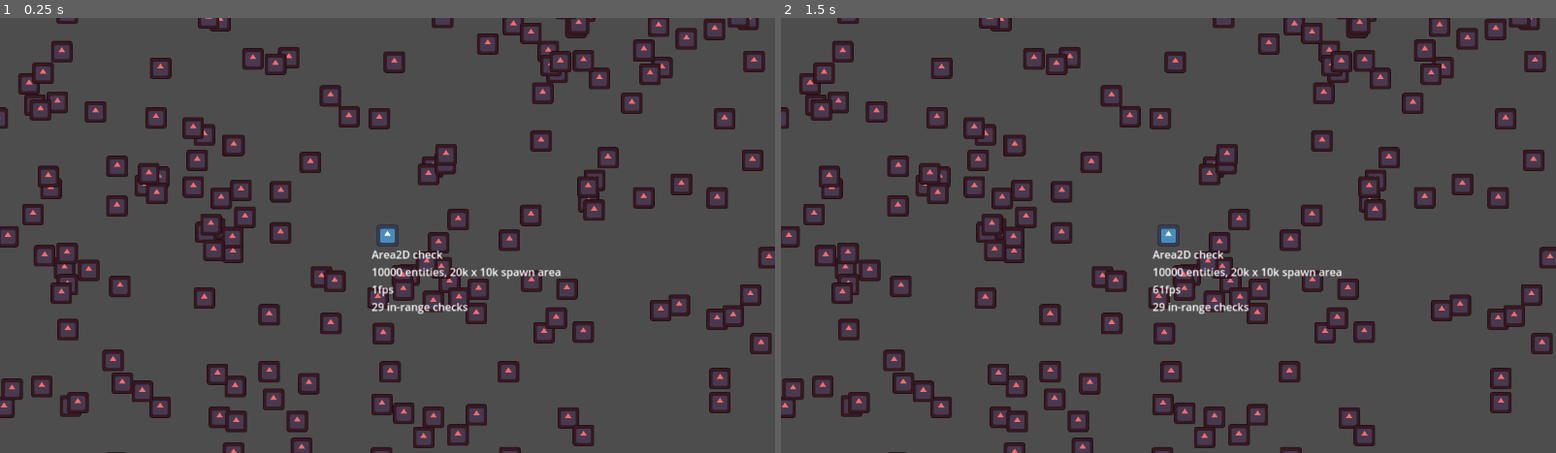
Above: before the commit, frames 1-2 (left to right).
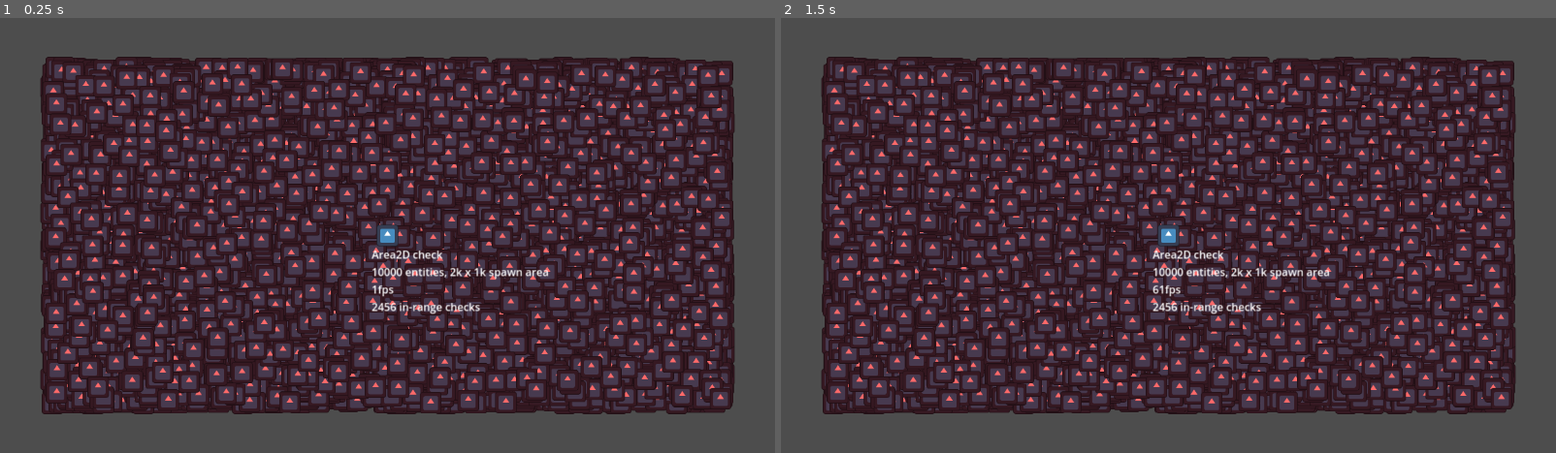
Above: after the commit, the same moments.

Repository: wareya/DistancePerfTest
Game: Godot game, scene res://main.tscn
Two runs of this game, one before a commit and one after it. Both use one fixed random seed, a clock stepped at 60 frames per second and the inputs below. The project has no main scene, so this scene is started directly. The engine's default icon, where the game draws it, is replaced by a stand-in: a white triangle on a blue panel in a dark square.
Inputs:
- Up to frame 1 (0.25 s): no input
- Up to frame 2 (1.5 s): tap Enter at 0.5 s; tap Space at 1.25 s

The runs differ from the first frame. In frame 1, 49% of the frame differs, in the area x 0-100%, y 0-100%; in frame 2, 49%.

Commit message:
make more cramped

Diff:
--- a/Player2.gd
+++ b/Player2.gd
@@ -8,11 +8,11 @@
     for i in range(10000):
         var node := preload("res://enemy.tscn").instantiate()
         scene.add_child(node)
-        node.global_position.x = randf_range(-10000.0, 10000.0)
-        node.global_position.y = randf_range(-5000.0, 5000.0)
+        node.global_position.x = randf_range(-1000.0, 1000.0)
+        node.global_position.y = randf_range(-500.0, 500.0)
 
 func _process(delta: float) -> void:
-    $Label.text = "Area2D check\n10000 entities, 20k x 10k spawn area\n" + str(Engine.get_frames_per_second()) + "fps"
+    $Label.text = "Area2D check\n10000 entities, 2k x 1k spawn area\n" + str(Engine.get_frames_per_second()) + "fps"
     var checks := 0
     for node in get_overlapping_areas():
         node.do_in_range_logic()
--- a/Player2_distcheck.gd
+++ b/Player2_distcheck.gd
@@ -1,4 +1,4 @@
-extends Area2D
+extends Node2D
 
 var enemies : Array[Node] = []
 
@@ -10,15 +10,15 @@
     for i in range(10000):
         var node := preload("res://enemyNonArea2D.tscn").instantiate()
         scene.add_child(node)
-        node.global_position.x = randf_range(-10000.0, 10000.0)
-        node.global_position.y = randf_range(-5000.0, 5000.0)
+        node.global_position.x = randf_range(-1000.0, 1000.0)
+        node.global_position.y = randf_range(-500.0, 500.0)
         enemies.push_back(node)
 
 func _process(delta: float) -> void:
-    $Label.text = "Distance check\n10000 entities, 20k x 10k spawn area\n" + str(Engine.get_frames_per_second()) + "fps"
+    $Label.text = "Distance check\n10000 entities, 2k x 1k spawn area\n" + str(Engine.get_frames_per_second()) + "fps"
     var checks := 0
     var global_pos := global_position
-    var dist := 410.0
+    var dist := 400.01
     var dist_sq := dist * dist
     for node in enemies:
         if global_pos.distance_squared_to(node.global_position) < dist_sq:
--- a/distance_check.tscn
+++ b/distance_check.tscn
@@ -5,10 +5,8 @@
 
 [node name="Node2D" type="Node2D"]
 
-[node name="Player2" type="Area2D" parent="."]
+[node name="Player2" type="Node2D" parent="."]
 z_index = 1
-collision_layer = 0
-collision_mask = 16
 script = ExtResource("1_kp468")
 
 [node name="Sprite2D" type="Sprite2D" parent="Player2"]
--- a/enemy.tscn
+++ b/enemy.tscn
@@ -4,11 +4,14 @@
 [ext_resource type="Texture2D" uid="uid://ctth2r0fsr44j" path="res://icon.svg" id="1_y6lk2"]
 
 [sub_resource type="CircleShape2D" id="CircleShape2D_avnk0"]
+radius = 0.01
 
 [node name="Enemy" type="Area2D" groups=["Enemy"]]
 position = Vector2(165, 42)
 collision_layer = 16
 collision_mask = 2
+input_pickable = false
+monitoring = false
 script = ExtResource("1_54snm")
 
 [node name="CollisionShape2D" type="CollisionShape2D" parent="."]
--- a/main.tscn
+++ b/main.tscn
@@ -12,6 +12,7 @@
 z_index = 1
 collision_layer = 2
 collision_mask = 16
+monitorable = false
 script = ExtResource("1_wd7k1")
 
 [node name="CollisionShape2D" type="CollisionShape2D" parent="Player2"]
Not shown, added: .gitattributes
Not shown, added: .gitignore
